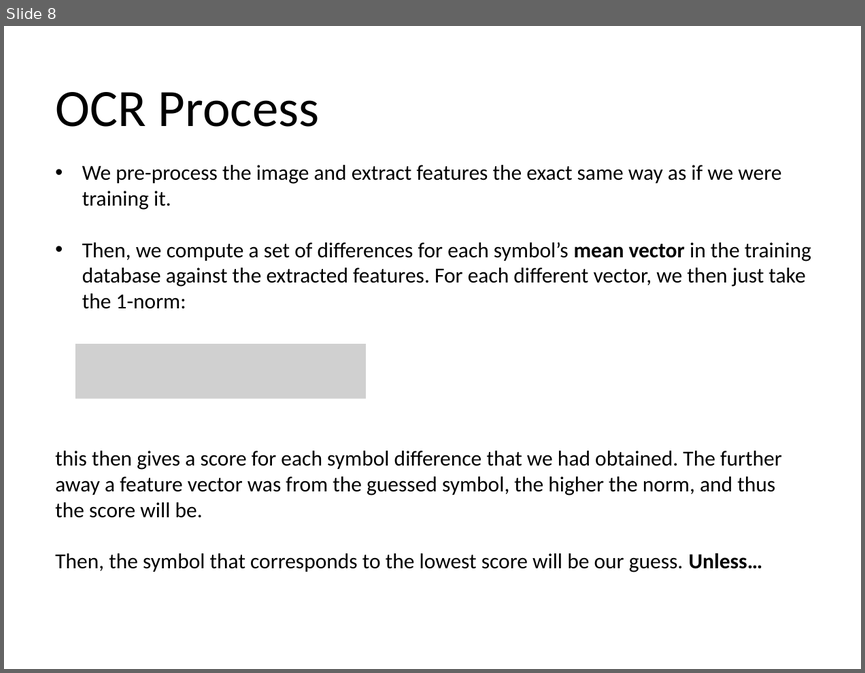
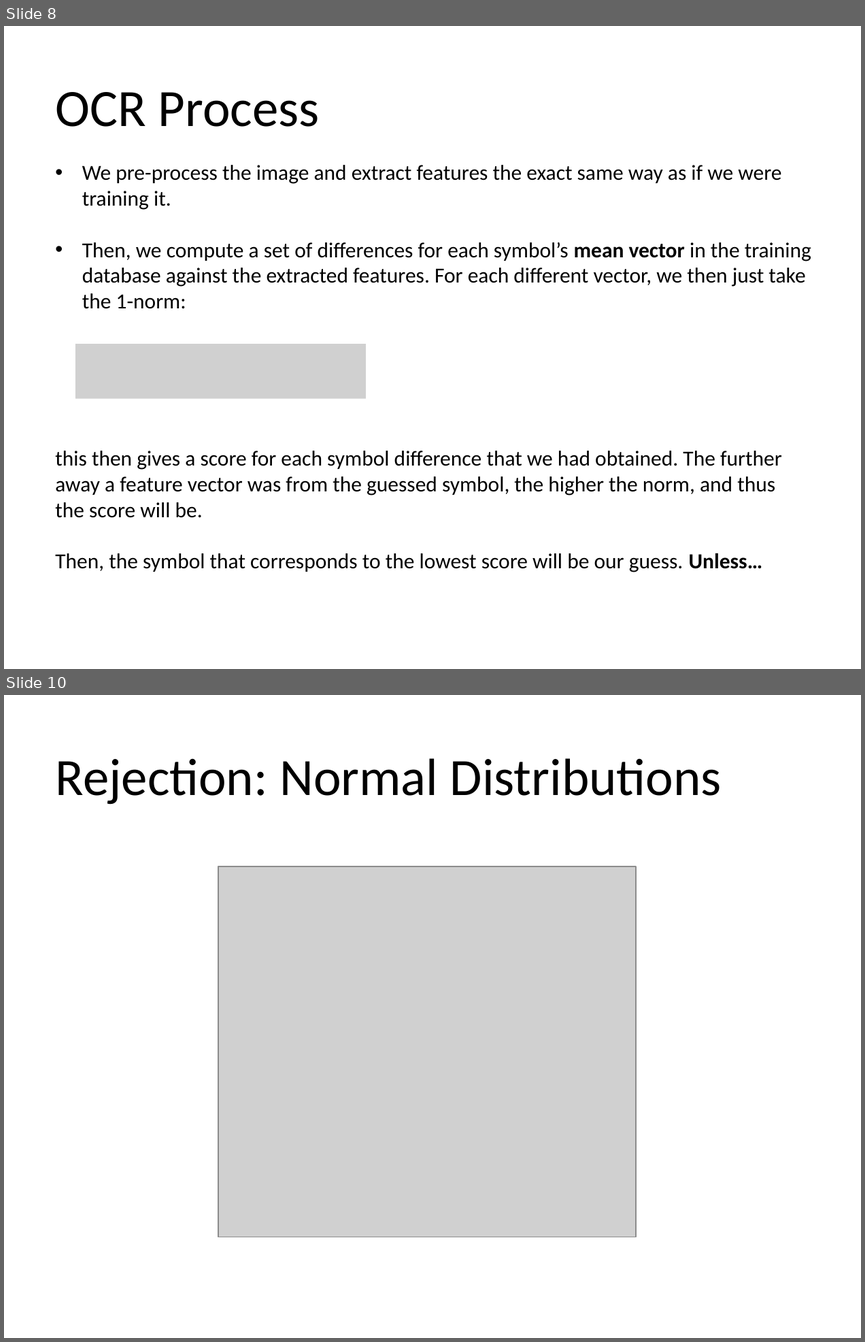
Before and after one commit to hilts-vaughan/cp467, a slide deck: Mean Vector Clustering w.pptx. Shown one above the other, each under a label of ours: slide 8 before the commit, slides 8 and 10 after it; the slides between them are not shown. The pictures are 865x673 and 865x1342 pixels, drawn with LibreOffice and Linux fonts; fonts in the diff are those of the drawing; grey boxes stand for pictures. Boxes give left, top, right and bottom in pixels: in the first picture for what was removed or moved away, otherwise in the second. Text is boxed around its words. In the diff, an @@ line names an element or a change of style, - is before the commit and + after.

Commit message:
Updated PPT

```diff
--- a/Mean Vector Clustering w.pptx
+++ b/Mean Vector Clustering w.pptx
@@ slide 10 added at box(4, 695, 861, 1338), background #FFFFFF @@
@@ title added at box(56, 758, 721, 804), 44 pt, text #000000 @@
+Rejection: Normal Distributions
@@ picture added at box(218, 866, 636, 1236) @@
```
Also in this commit, not shown: 1 other slide added.
